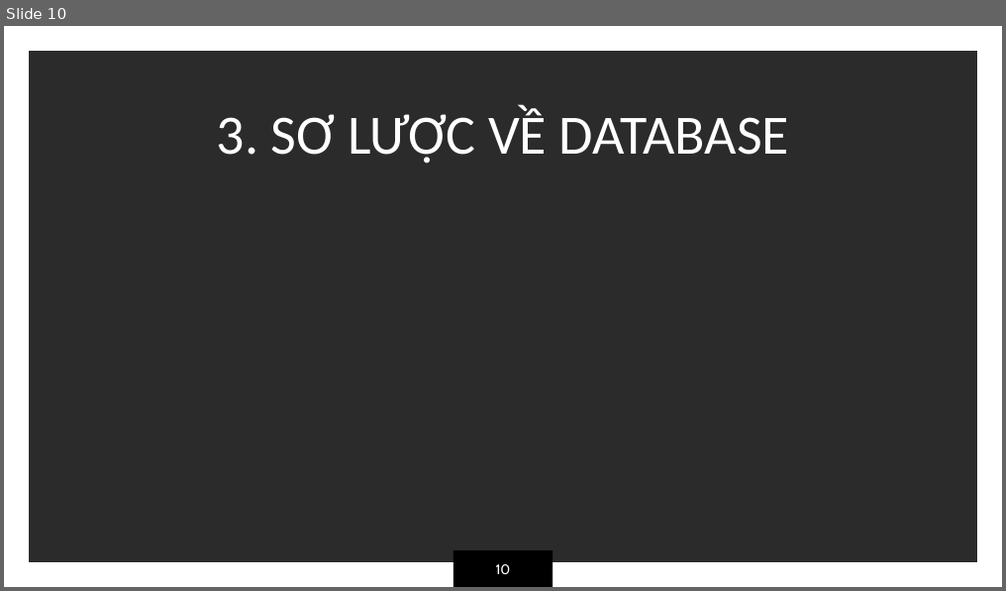
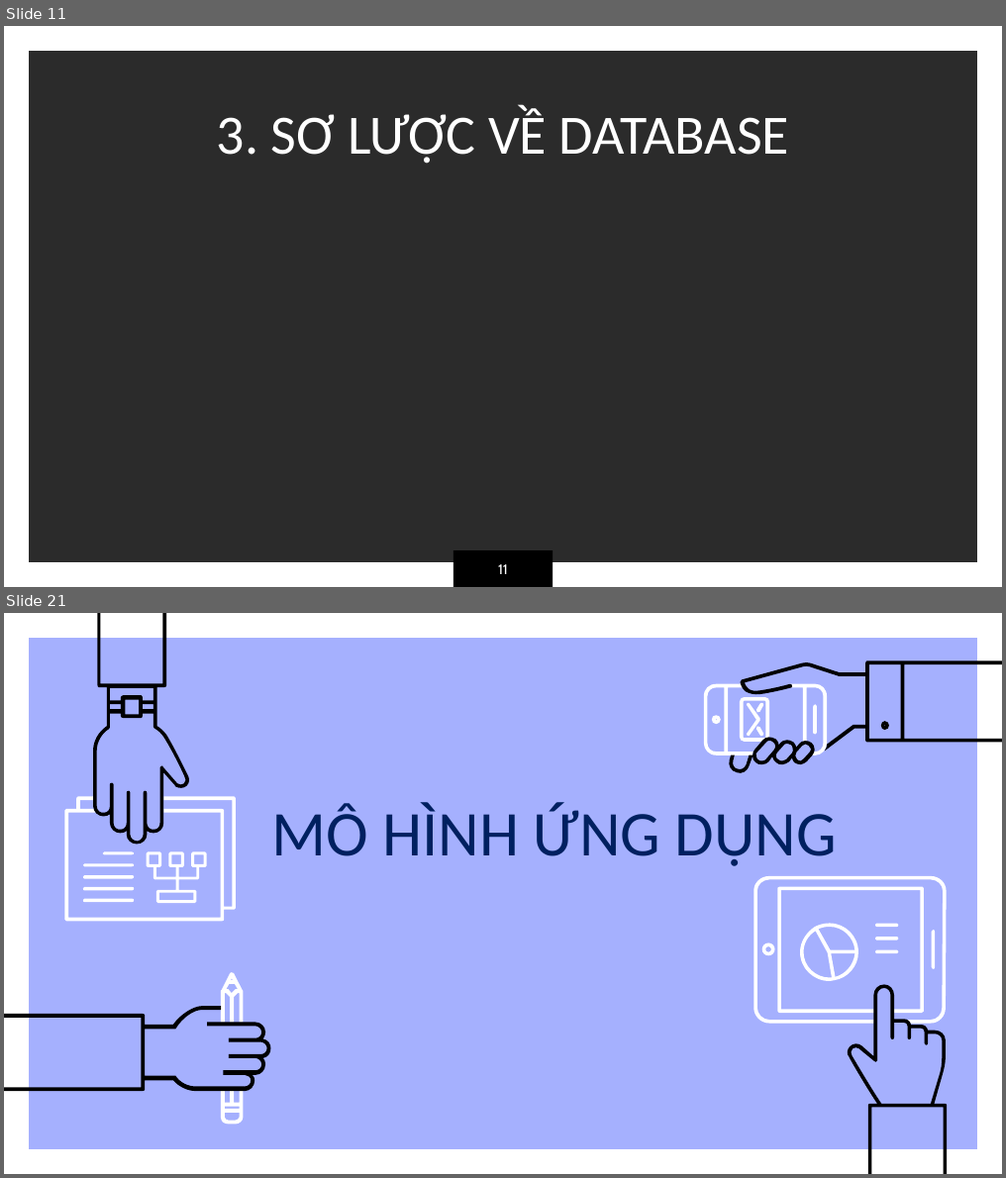
Before and after one commit to thuypt102/Practice-teamwork-01, a slide deck: Quản lý bãi đỗ xe.pptx. Shown one above the other, each under a label of ours: slide 10 before the commit, slides 11 and 21 after it; the slides between them are not shown. The pictures are 1006x591 and 1006x1178 pixels, drawn with LibreOffice and Linux fonts; fonts in the diff are those of the drawing; background and template pictures are left out; a plain dark background stands for a picture behind light text. Boxes give left, top, right and bottom in pixels: in the first picture for what was removed or moved away, otherwise in the second. Text is boxed around its words. In the diff, an @@ line names an element or a change of style, - is before the commit and + after.

```diff
--- a/Quản lý bãi đỗ xe.pptx
+++ b/Quản lý bãi đỗ xe.pptx
@@ slide 21 added at (4, 613, 1002, 1174), background #A5B0FE; not listed: 1 template element that a slide beside it also shows @@
@@ group added at (64, 613, 236, 921): 8 freeform shapes @@
@@ group added at (704, 661, 1002, 774): 11 freeform shapes @@
@@ title added at (271, 802, 837, 866), 46 pt, text #002060 @@
+MÔ HÌNH ỨNG DỤNG
@@ freeform shape added at (221, 972, 243, 1022), fill #FFFFFF @@
@@ group added at (753, 876, 947, 1173): 9 freeform shapes @@
@@ freeform shape added at (4, 1006, 270, 1091), fill #000000 @@
@@ freeform shape added at (221, 1091, 243, 1125), fill #FFFFFF @@
@@ what was slide 10 is now slide 11 @@
@@ page number at (498, 565, 508, 574): text changed @@
-10
+11
```
Also in this commit, not shown: 16 slides changed, 5 other slides added, 1 slide removed.
